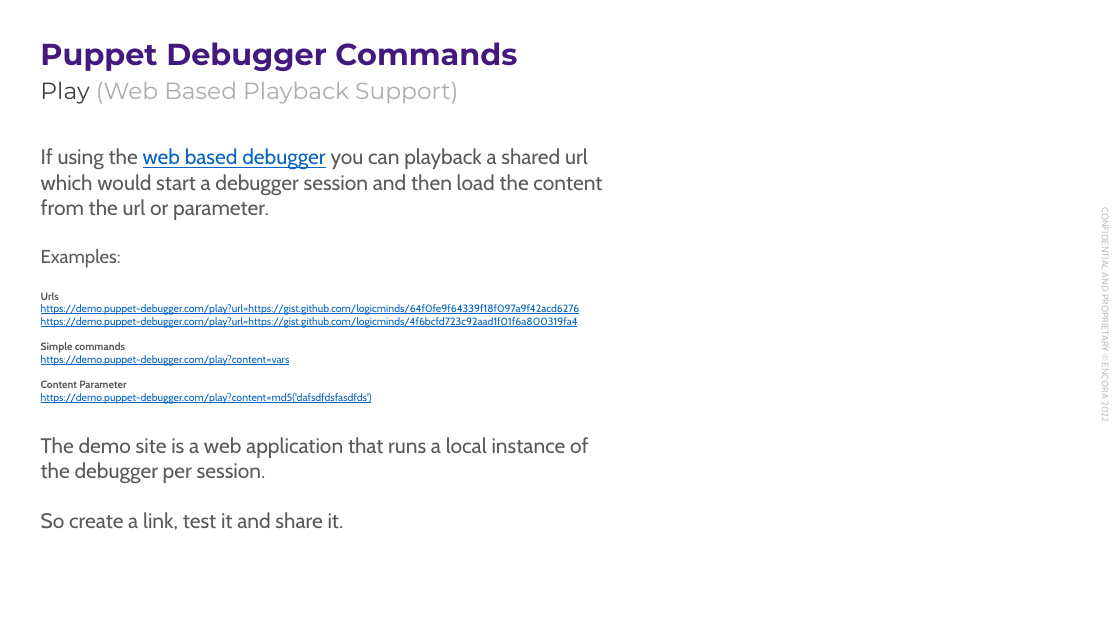
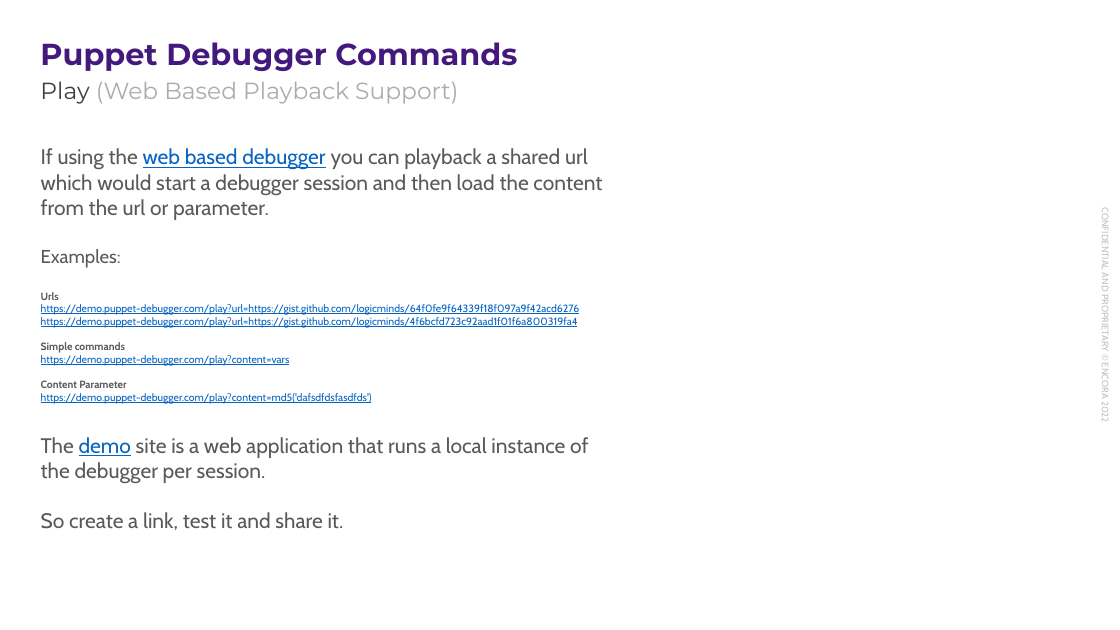
Before and after one commit to enogrob/presentation-puppet-debugger, a slide deck: slide 25 of docs/presentation-puppet-debugger.pptx. Drawn at 1120x630 pixels with LibreOffice and Linux fonts; fonts in the diff are those of the drawing; background and template pictures are left out. Boxes give left, top, right and bottom in pixels: in the first picture for what was removed or moved away, otherwise in the second. Text is boxed around its words. In the diff, an @@ line names an element or a change of style, - is before the commit and + after.

```diff
--- a/docs/presentation-puppet-debugger.pptx
+++ b/docs/presentation-puppet-debugger.pptx
@@ text at (41,437,588,530): text colour #595959 to #0563C1, underline on in "demo" @@
```
Also in this commit, not shown: 2 other slides changed, 3 slides added, 5 other files.
